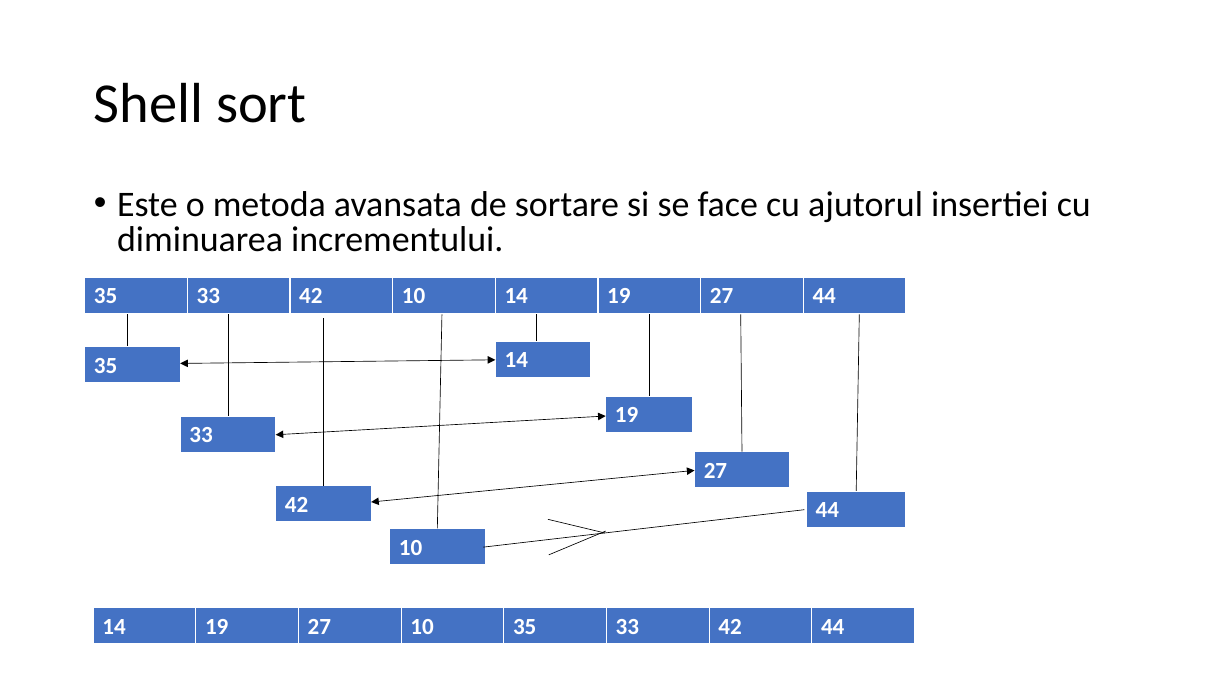
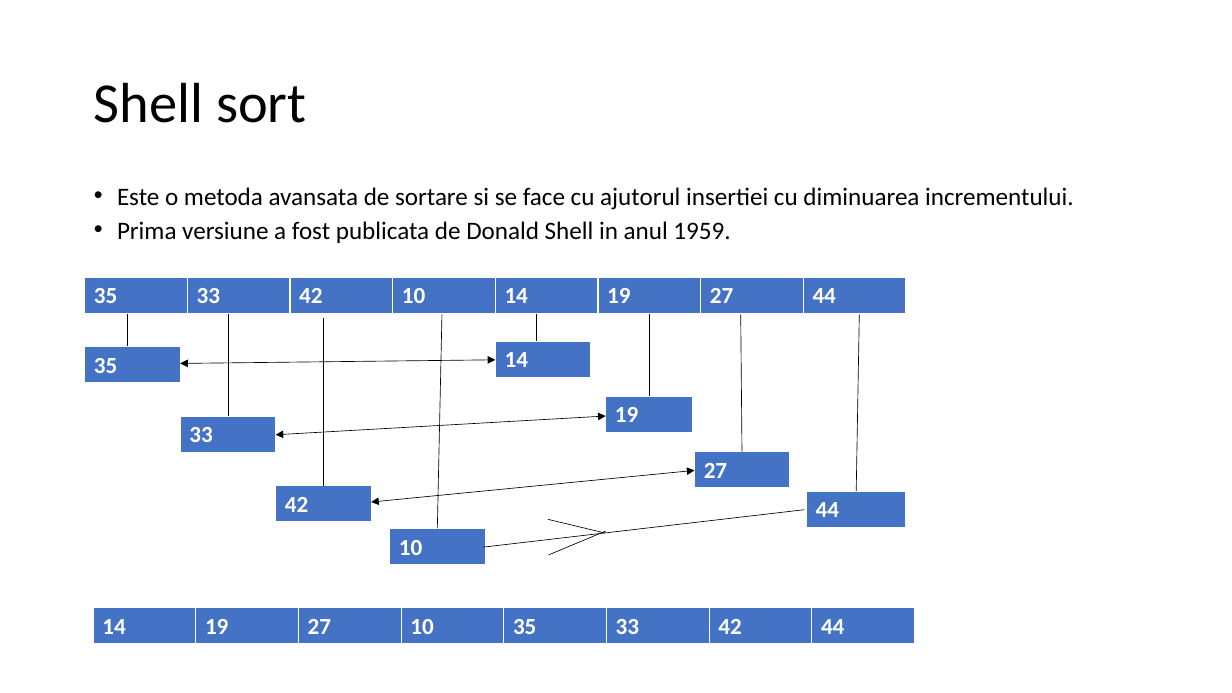
Before and after one commit to ChiriloviciDaniel/Sort_perf, a slide deck: slide 2 of sort_perf.pptx. Drawn at 1232x693 pixels with LibreOffice and Linux fonts; fonts in the diff are those of the drawing. Boxes give left, top, right and bottom in pixels: in the first picture for what was removed or moved away, otherwise in the second. Text is boxed around its words. In the diff, an @@ line names an element or a change of style, - is before the commit and + after.

```diff
--- a/sort_perf.pptx
+++ b/sort_perf.pptx
@@ text at (x1=117, y1=187, x2=1074, y2=210): size 28 to 19.6 pt in "Este o metoda avansata de sortare si ..."; line spacing 0.8 to 0.7 @@
@@ text at (x1=117, y1=221, x2=730, y2=243): paragraph added @@
+• Prima versiune a fost publicata de Donald Shell in anul 1959.
```
Also in this commit, not shown: 1 slide added, 1 slide removed, 6 other files.
